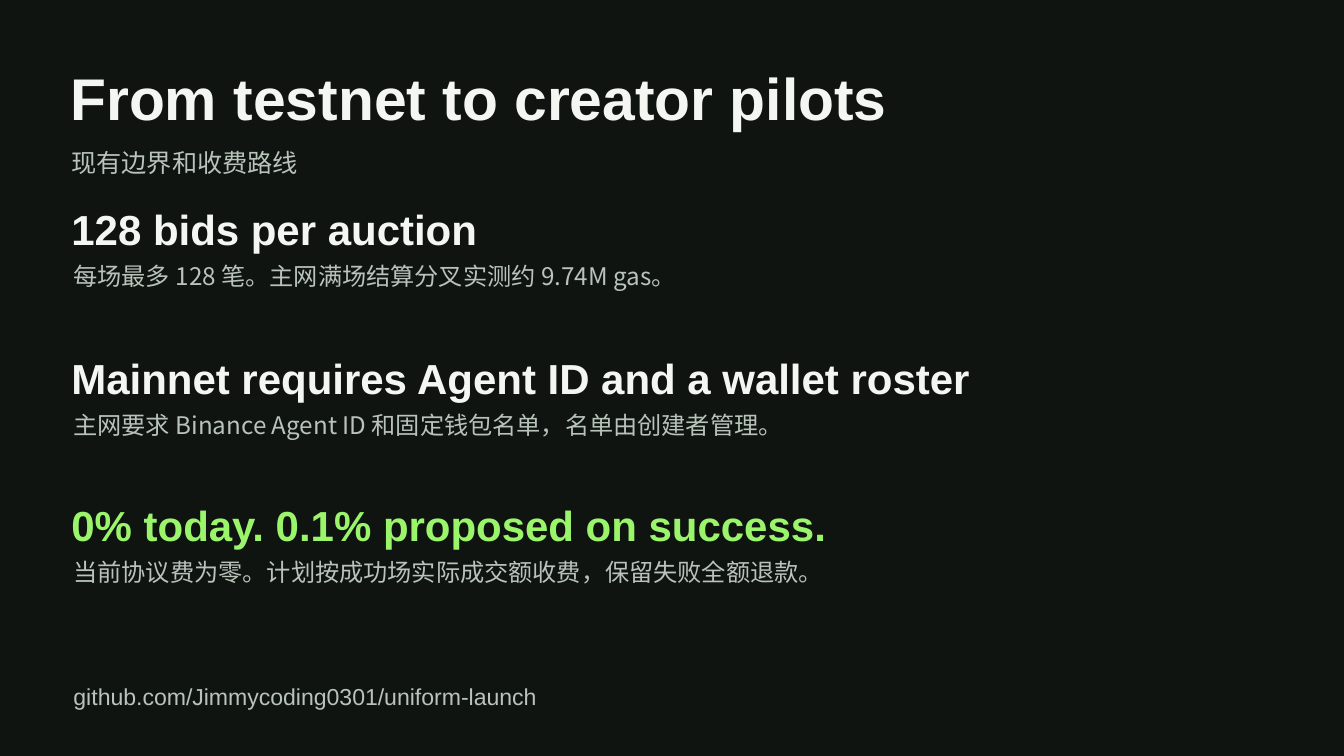
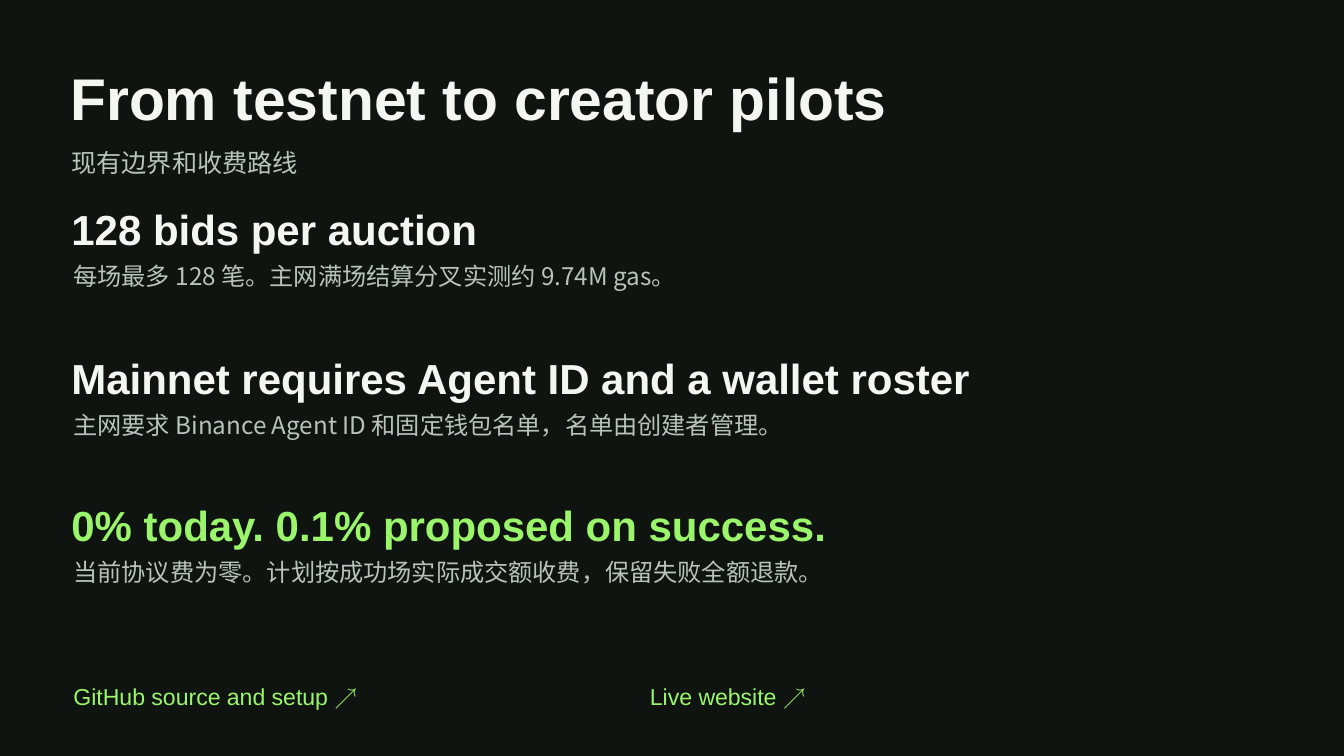
Before and after one commit to Jimmycoding0301/uniform-launch, a slide deck: slide 6 of qa/submission/Uniform-Launch-Bangkok-Pitch.pptx. Drawn at 1344x756 pixels with LibreOffice and Linux fonts; fonts in the diff are those of the drawing. Boxes give left, top, right and bottom in pixels: in the first picture for what was removed or moved away, otherwise in the second. Text is boxed around its words. In the diff, an @@ line names an element or a change of style, - is before the commit and + after.

```diff
--- a/qa/submission/Uniform-Launch-Bangkok-Pitch.pptx
+++ b/qa/submission/Uniform-Launch-Bangkok-Pitch.pptx
@@ text at box(73, 688, 328, 710): text changed; text colour #B8C3B9 to #9AF56B @@
-github.com/Jimmycoding0301/uniform-launch
+GitHub source and setup ↗
@@ text added at box(650, 688, 777, 706), 16.5 pt, text #9AF56B @@
+Live website ↗
```
Also in this commit, not shown: 4 other slides changed, 2 slides added, 5 other files.
